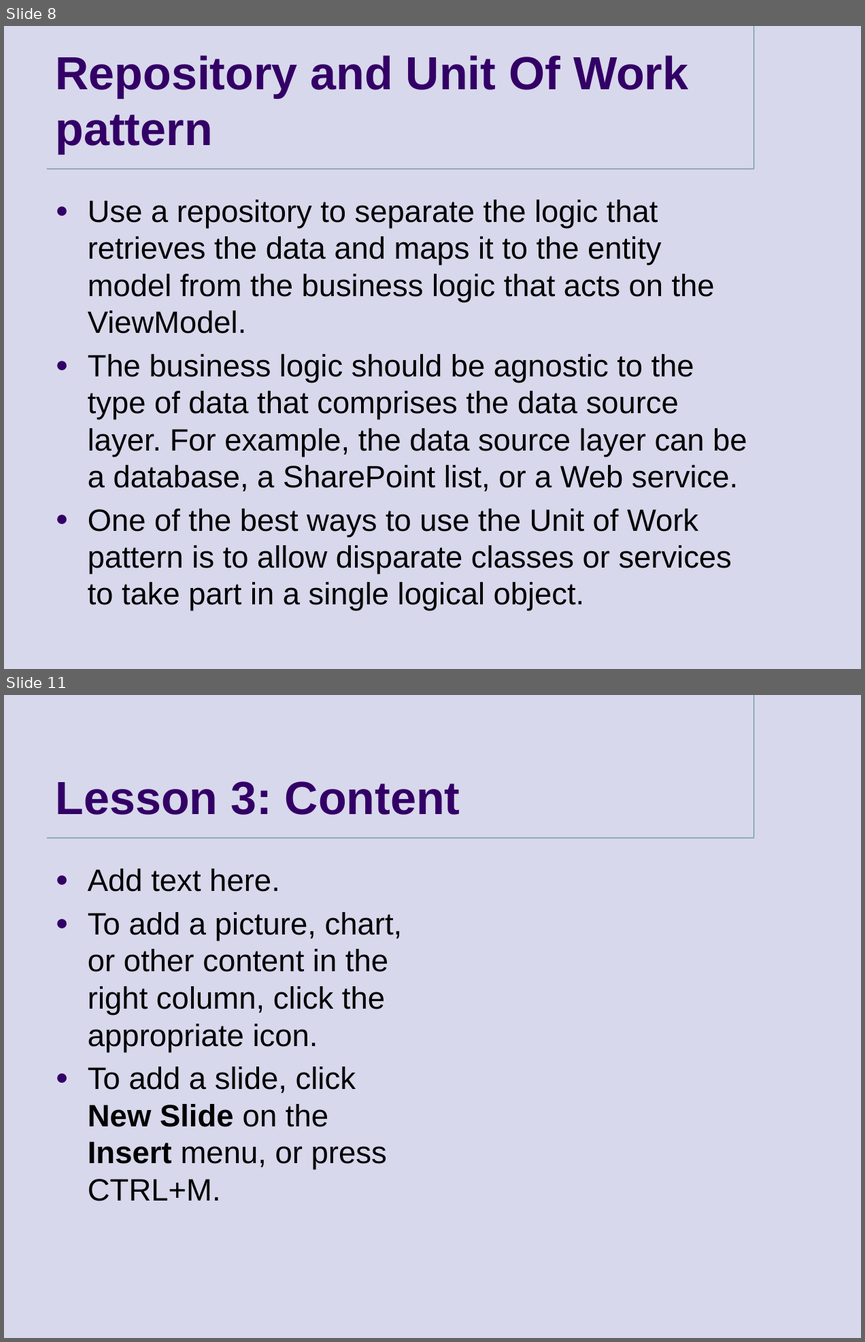
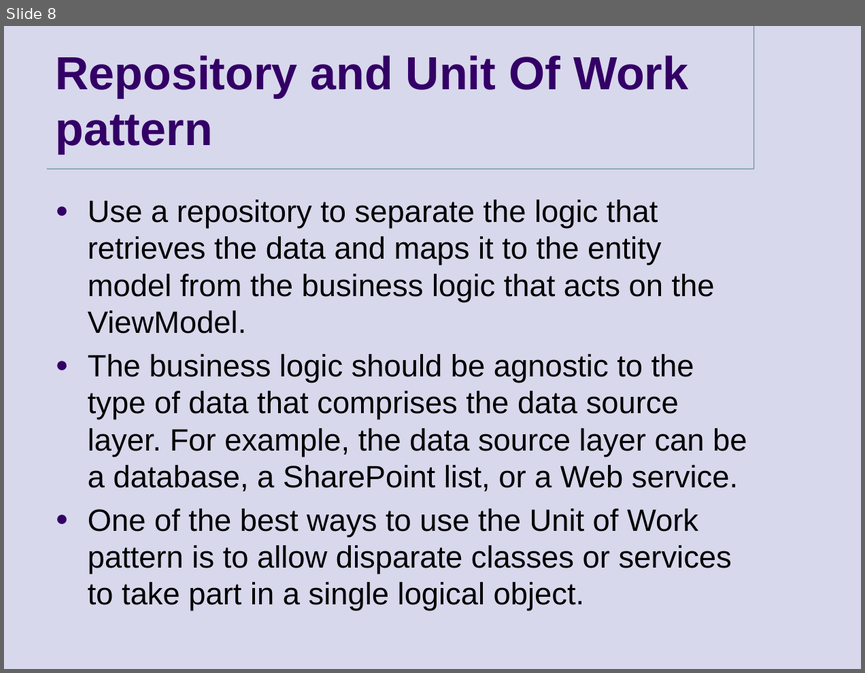
Before and after one commit to goldytech/QTec-II, a slide deck: QTec/Presentation.pptx. Shown one above the other, each under a label of ours: slides 8 and 11 before the commit, slide 8 after it; the slides between them are not shown. The pictures are 865x1342 and 865x673 pixels, drawn with LibreOffice and Linux fonts; fonts in the diff are those of the drawing; background and template pictures are left out. Boxes give left, top, right and bottom in pixels: in the first picture for what was removed or moved away, otherwise in the second. Text is boxed around its words. In the diff, an @@ line names an element or a change of style, - is before the commit and + after.

```diff
--- a/QTec/Presentation.pptx
+++ b/QTec/Presentation.pptx
@@ slide 11 removed at <box>4,695,861,1338</box>, background #D8D8EC; not listed: 2 template elements that a slide beside it also shows @@
@@ title removed at <box>56,781,460,815</box> @@
-Lesson 3: Content
@@ text removed at <box>88,868,402,1201</box> @@
-● Add text here.
-● To add a picture, chart, or other content in the right column, click the appropriate icon.
-● To add a slide, click New Slide on the Insert menu, or press CTRL+M.
```
Also in this commit, not shown: 1 slide changed, 3 slides added, 5 other slides removed, 2 other files.
